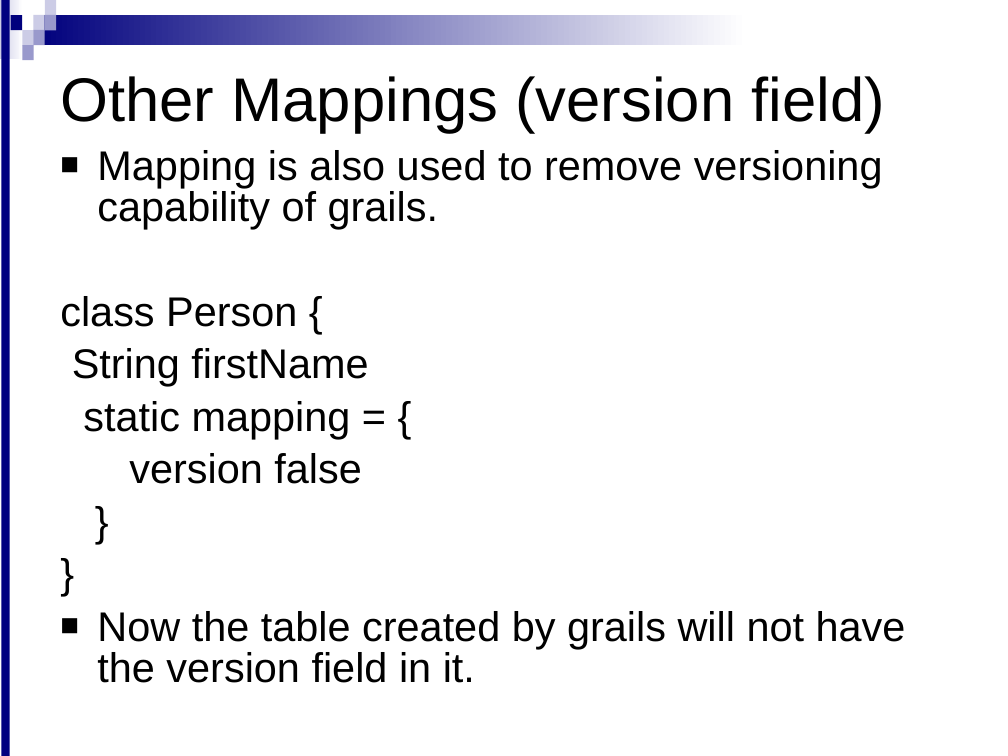
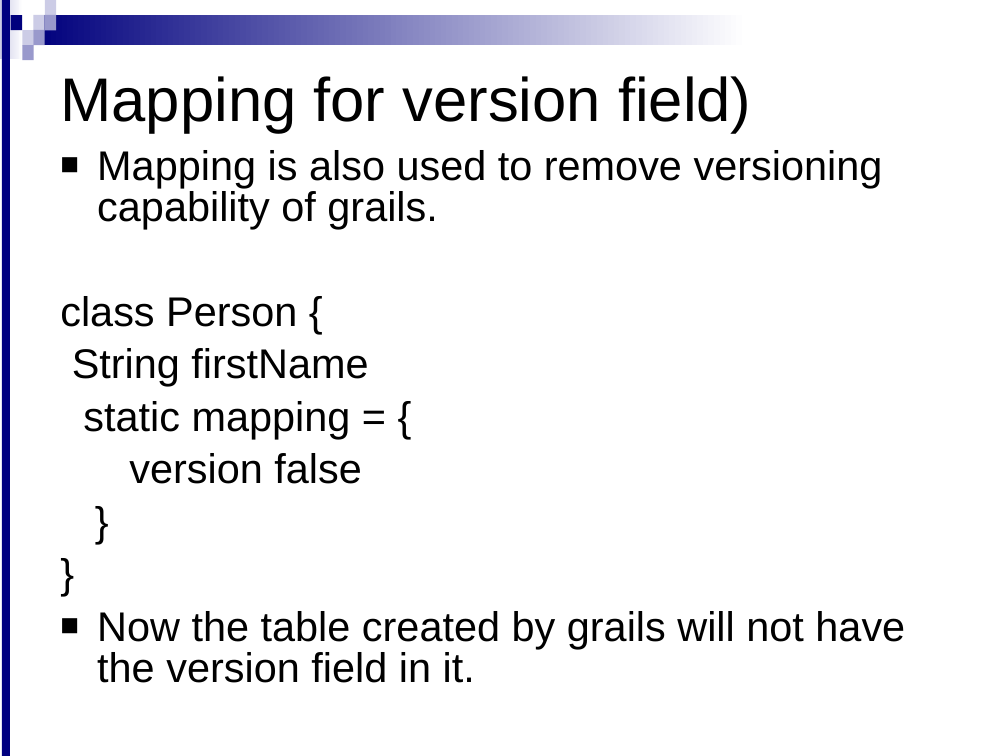
Before and after one commit to meudaypratap/grailsdomain2, a slide deck: slide 8 of Domain class-2.ppt. Drawn at 1008x756 pixels with LibreOffice and Linux fonts; fonts in the diff are those of the drawing; background and template pictures are left out. Boxes give left, top, right and bottom in pixels: in the first picture for what was removed or moved away, otherwise in the second. Text is boxed around its words. In the diff, an @@ line names an element or a change of style, - is before the commit and + after.

```diff
--- a/Domain class-2.ppt
+++ b/Domain class-2.ppt
@@ title at (x1=60, y1=76, x2=751, y2=133): text changed @@
-Other Mappings (version field)
+Mapping for version field)
```
Also in this commit, not shown: 12 other slides changed.
